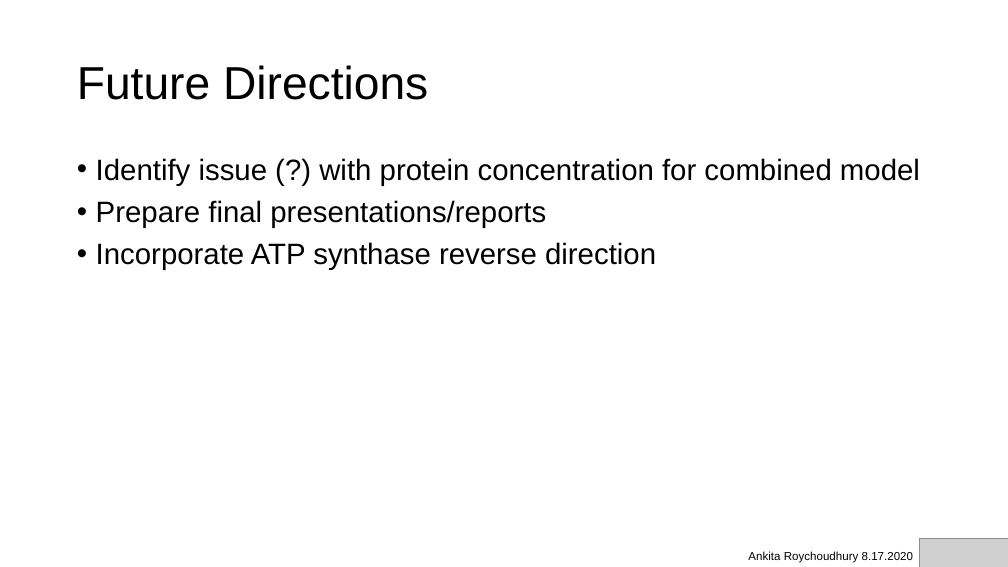
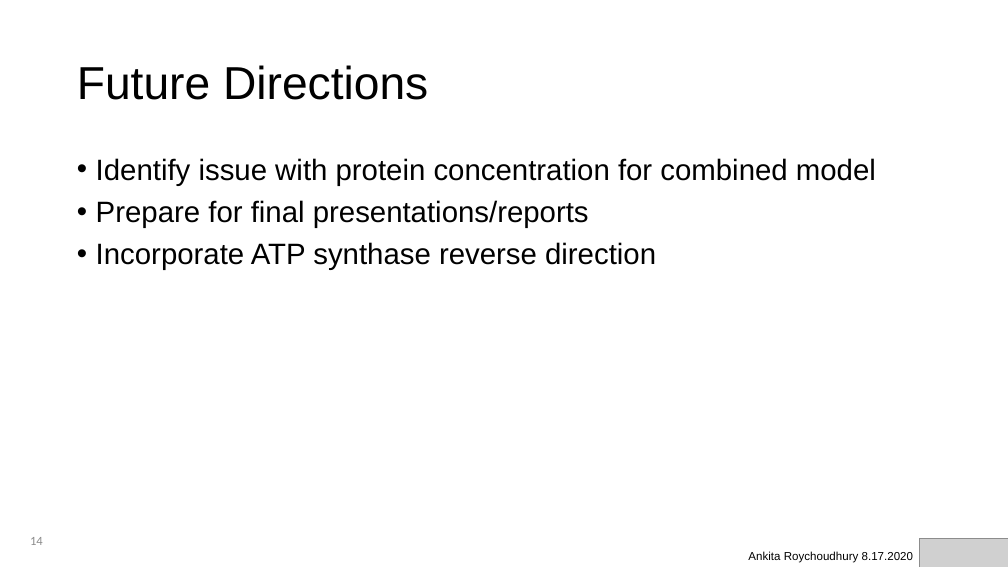
Before and after one commit to AnkitaRoychoudhury/ug_murray, a slide deck: slide 14 of miscellaneous/presentations/20200817_murray_mtg.pptx (slide 15 before the commit). Drawn at 1008x567 pixels with LibreOffice and Linux fonts; fonts in the diff are those of the drawing; grey boxes stand for pictures. Boxes give left, top, right and bottom in pixels: in the first picture for what was removed or moved away, otherwise in the second. Text is boxed around its words. In the diff, an @@ line names an element or a change of style, - is before the commit and + after.

```diff
--- a/miscellaneous/presentations/20200817_murray_mtg.pptx
+++ b/miscellaneous/presentations/20200817_murray_mtg.pptx
@@ text at box(96, 158, 876, 228): text changed @@
-• Identify issue (?) with protein concentration for combined model
-• Prepare final presentations/reports
+• Identify issue with protein concentration for combined model
+• Prepare for final presentations/reports
@@ page number added at box(30, 537, 43, 545), 12 pt, text #8C8C8C @@
+14
```
Also in this commit, not shown: 13 other slides changed, 1 slide removed, 9 other files.
